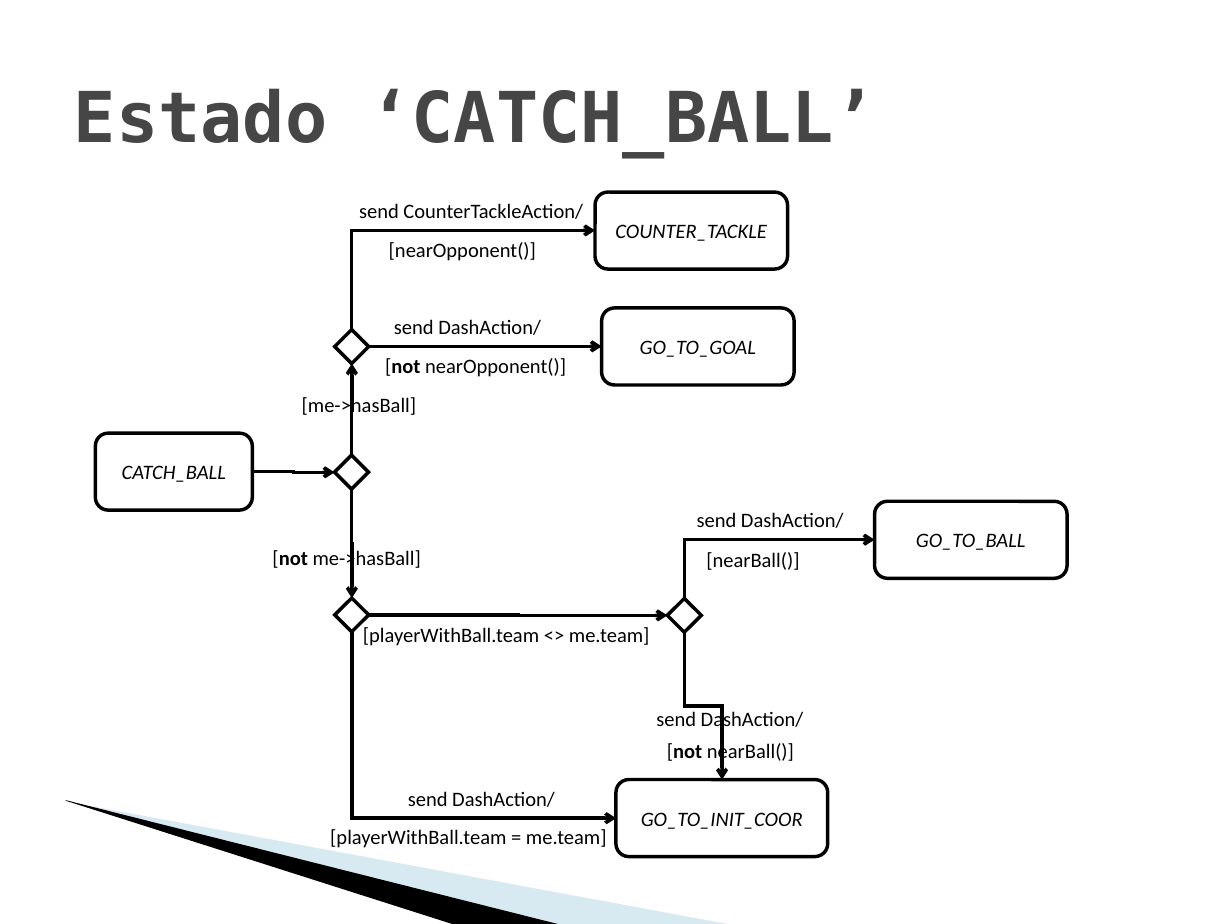
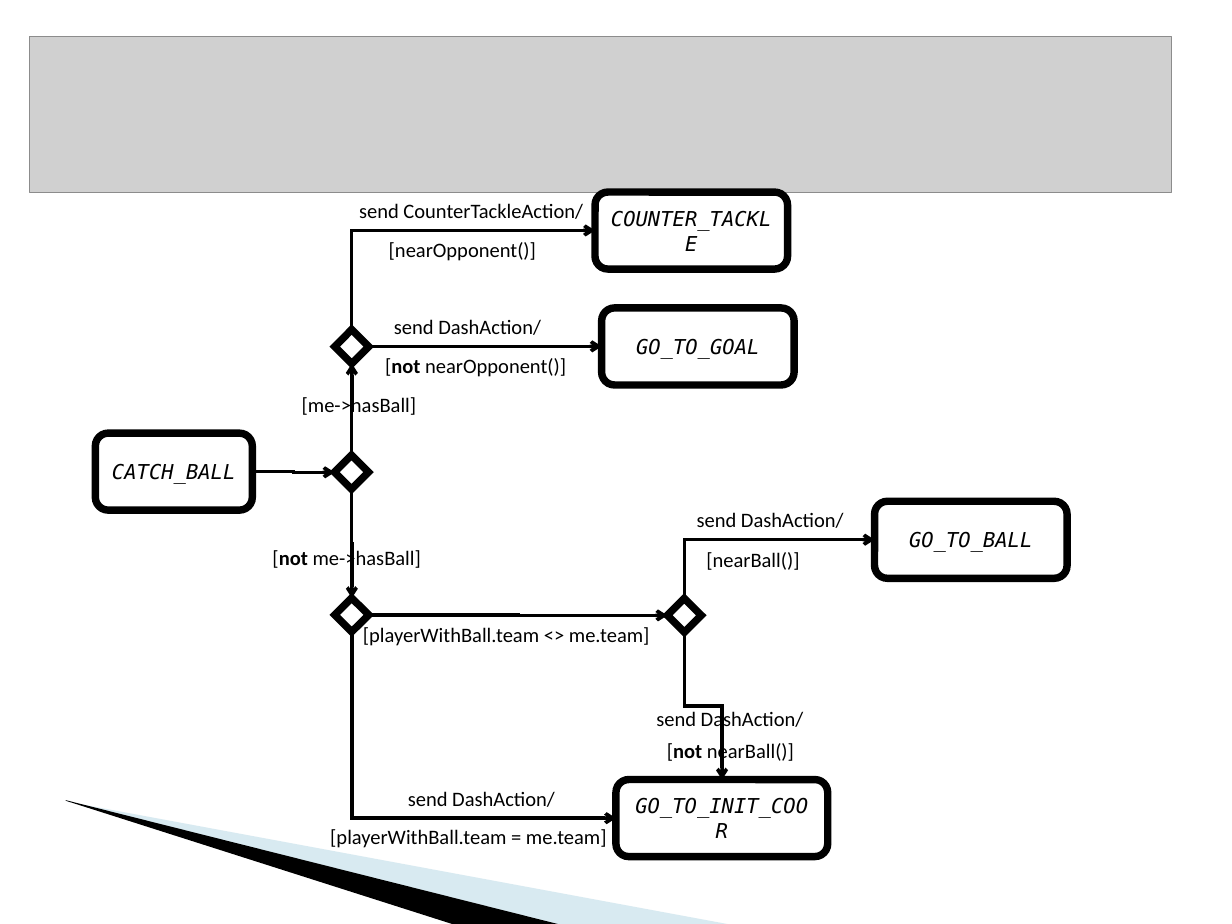
Before and after one commit to krishprince/rollerslam, a slide deck: slide 11 of docs/PresentationAgentes.ppt. Drawn at 1232x924 pixels with LibreOffice and Linux fonts; fonts in the diff are those of the drawing; grey boxes stand for pictures; background and template pictures are left out. Boxes give left, top, right and bottom in pixels: in the first picture for what was removed or moved away, otherwise in the second. Text is boxed around its words. In the diff, an @@ line names an element or a change of style, - is before the commit and + after.

```diff
--- a/docs/PresentationAgentes.ppt
+++ b/docs/PresentationAgentes.ppt
@@ picture added at [30, 36, 1172, 192] @@
@@ title removed at [74, 88, 876, 157] @@
-Estado ‘CATCH_BALL’
@@ font Calibri to DejaVu Sans Mono; outline #000000 2.01 pt to #000000 4.34 pt in 5 elements at [95, 434, 251, 510], [616, 780, 828, 857], [595, 192, 787, 269], [601, 308, 793, 386], [875, 501, 1067, 579] @@
@@ outline #000000 2.01 pt to #000000 4.34 pt in 4 elements at [335, 455, 370, 489], [668, 599, 702, 632], [335, 330, 370, 365], [335, 598, 370, 631] @@
```
Also in this commit, not shown: 11 other slides changed, 5 slides added, 2 slides removed.
